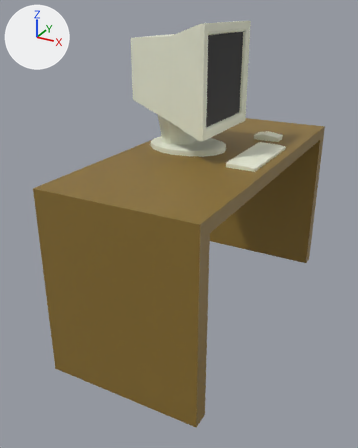
A saved change to the Blender file gmtk-2026-game-jam/assets/3D/Office/Computer_and_Desk.blend.
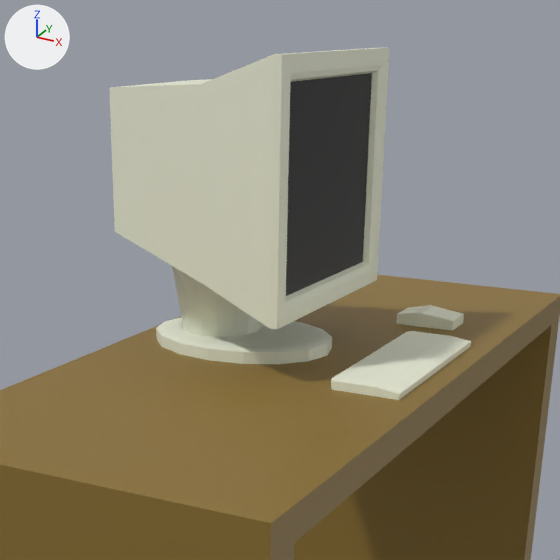
Old and new are each drawn whole from a 50 mm lens placed at (0.68, -3.56, 2.54), pointed at (-1.15, -0.24, 0.88) and again close up on the part from 23% to 90% of the width and 0% to 54% of the height. The axes (+X, +Y, +Z) are drawn at upper left. The lights are the same throughout. The older version's two pictures come first.
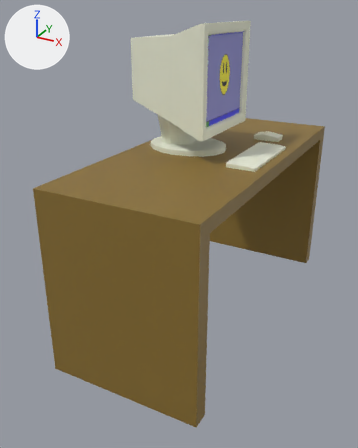
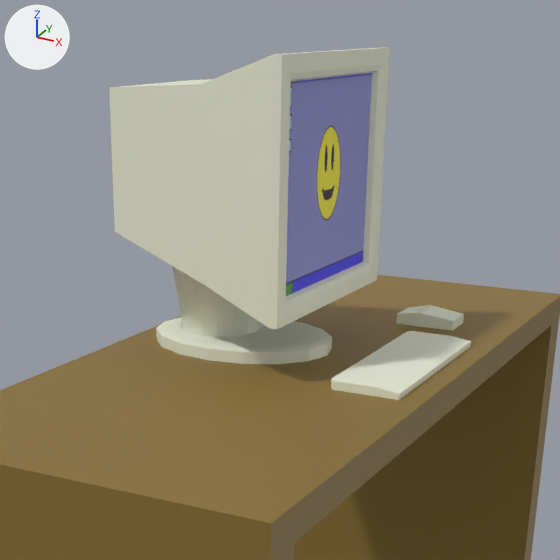
Commit message: Funny computer image

What differs and where, as boxes (x1, y1, x2, y2) in the close-ups (560 x 560 px):
'Cube', surface changed (black to blue): (283, 69, 378, 299) in both
part 1 of me_cube_002, surface changed (black to blue): (286, 73, 372, 296) in both

The change, as a diff of the scene's bpy script:
```diff
--- a/gmtk-2026-game-jam/assets/3D/Office/Computer_and_Desk.blend.py
+++ b/gmtk-2026-game-jam/assets/3D/Office/Computer_and_Desk.blend.py
@@ img_popupparty_png @@
+img_popupparty_png = load_image('popupparty.png', '_unpacked/popupparty.png', 288, 162, 'sRGB')
@@ mat_material_004 @@
 mat_material_004 = principled_material('Material.004')
-mat_material_004.base_color = (0.00245, 0.00245, 0.00245)  # black #080808
+mat_material_004.texture = img_popupparty_png
@@ me_cube_002 @@
 me_cube_002.from_pydata(...)  # 32 vertices, 30 faces; spans x -0.87..1.07, y -1.0..1.0, z -1.0..1.0
 # used by ob_cube; location = (-1.258, 0.017, 2.037); scale = (0.363, 0.414, 0.395)
+# me_cube_002 part 1: texture (UV) coordinates of 1 of 30 faces, centred in x 1.0, y 0.0, z 0.0, changed; they spanned u 0.75..0.85, v 0.26..0.35 and now span u -0.01..1.01, v 0.0..1.01
 me_cube_002.materials.append(mat_material_003)
```
